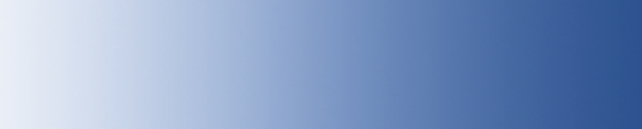
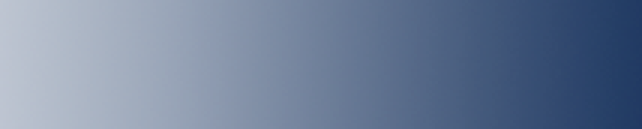
Layers edited between the first and the second w=642, h=129 image:
renamed "NoHovor" to "Hovor", hid it, painted on it over [0, 0, 642, 129]
renamed "Hovor" to "NoHovor", painted on it over [0, 0, 642, 129]
